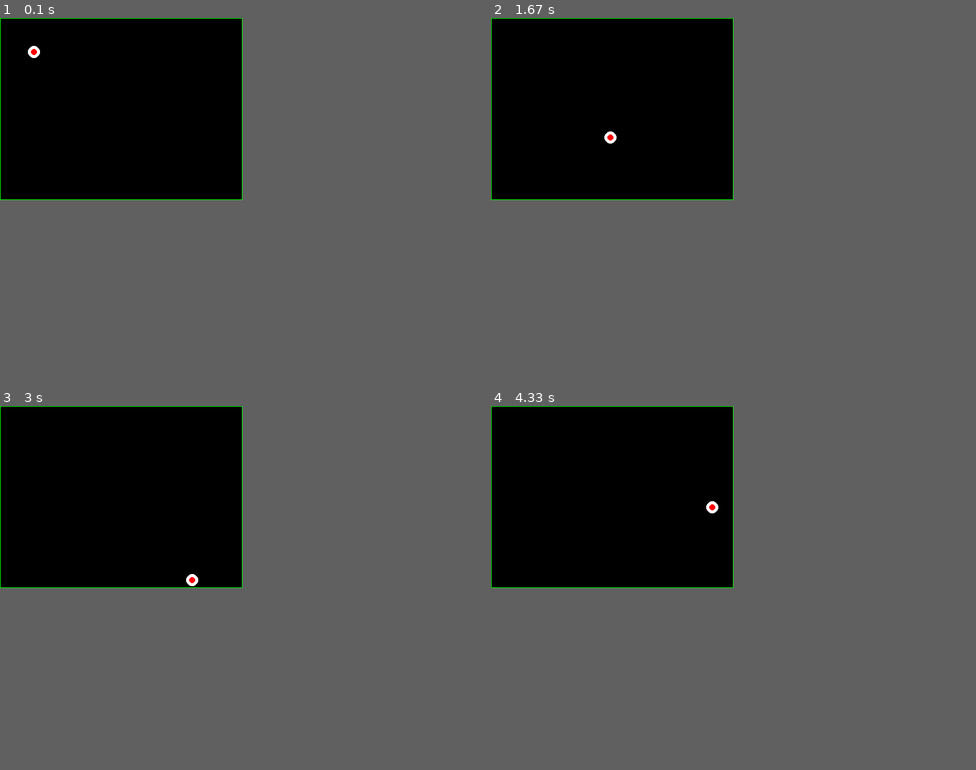
Above: before the commit, frames 1-4 (two rows, left to right).
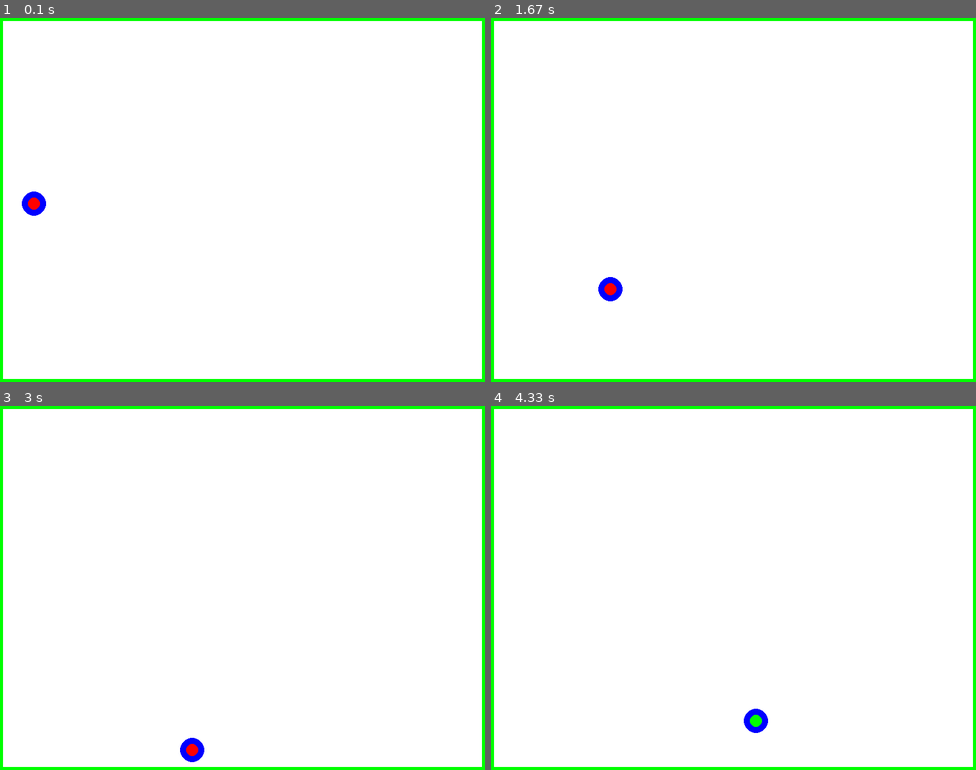
Above: after the commit, the same moments.

Repository: ObsidianWitch/edupr5retro
Game: pygame game, started from 1_Bouncing_Ball/BouncingBall.py
Two runs of this game, one before a commit and one after it. Both use one fixed random seed, a clock stepped at 60 frames per second and the inputs below.
Inputs:
- Up to frame 1 (0.1 s): no input
- Up to frame 2 (1.67 s): no input
- Up to frame 3 (3 s): no input
- Up to frame 4 (4.33 s): no input
In our replay, the window is 400x300 before the commit and 800x600 after it. These sizes can differ from the game's own. Grey fills any space a smaller window leaves; there, only what the larger window draws over its background counts as a difference.

The runs differ from the first frame. In frame 1, 27% of the frame differs, in the area x 0-100%, y 0-100%; in frame 2, 27%; in frame 3, 27%; in frame 4, 27%.

Commit message:
BouncingBall - Ex1

Diff:
--- a/1_Bouncing_Ball/BouncingBall.py
+++ b/1_Bouncing_Ball/BouncingBall.py
@@ -7,27 +7,28 @@
 RED   = [255, 0, 0]
 BLUE  = [0 , 0 , 255]
 
-# initialisation de l'écran de jeu
+# Initialization
 pygame.init()
 
-# Set the height and width of the screen
-screen_size = [400, 300]
+screen_size = [800, 600]
 screen = pygame.display.set_mode(screen_size)
 
-pygame.display.set_caption("Bouncing Rectangle")
+pygame.display.set_caption("Bouncing Ball !!!")
 
 # Used to manage how fast the screen updates
 clock = pygame.time.Clock()
 
 # Starting position
 box_x = 50
-box_y = 50
+box_y = screen_size[1] // 2
 
 # Speed and direction
 box_change_x = 3
 box_change_y = 3
 
-box_rayon= 5
+box_rayon = 10
+
+box_state = 0
 
 # Loop until the user clicks the close button.
 done = False
@@ -50,19 +51,21 @@
     # Rebond
     if box_y > screen_size[1] or box_y < 0:
         box_change_y = box_change_y * -1
+        box_state = 1 - box_state
     if box_x > screen_size[0] or box_x < 0:
         box_change_x = box_change_x * -1
+        box_state = 1 - box_state
 
     #DESSIN
     # Set the screen background
-    screen.fill(BLACK)
+    screen.fill(WHITE)
 
     # Draw screen border
-    pygame.draw.rect(screen,GREEN,[0,0, screen_size[0] , screen_size[1]],1)
+    pygame.draw.rect(screen,GREEN,[0, 0, screen_size[0], screen_size[1]], 5)
 
     #dessine le palet
-    pygame.draw.circle(screen, WHITE, [box_x, box_y], box_rayon *2)
-    pygame.draw.circle(screen, RED, [box_x, box_y], box_rayon )
+    pygame.draw.circle(screen, BLUE, [box_x, box_y], box_rayon *2)
+    pygame.draw.circle(screen, RED if box_state == 0 else GREEN, [box_x, box_y], box_rayon )
 
     # Limit to 30 frames per second
     clock.tick(30)
